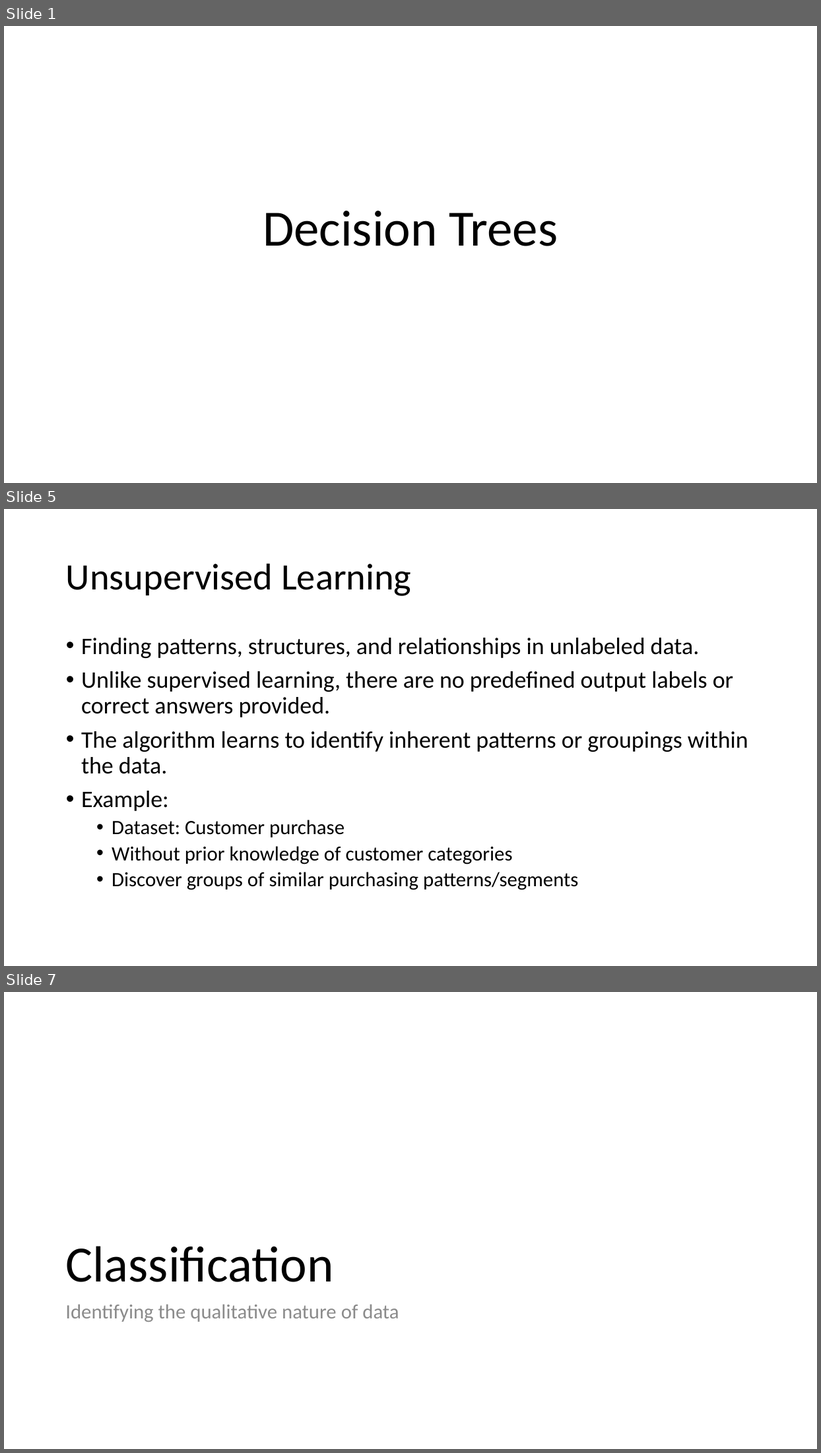
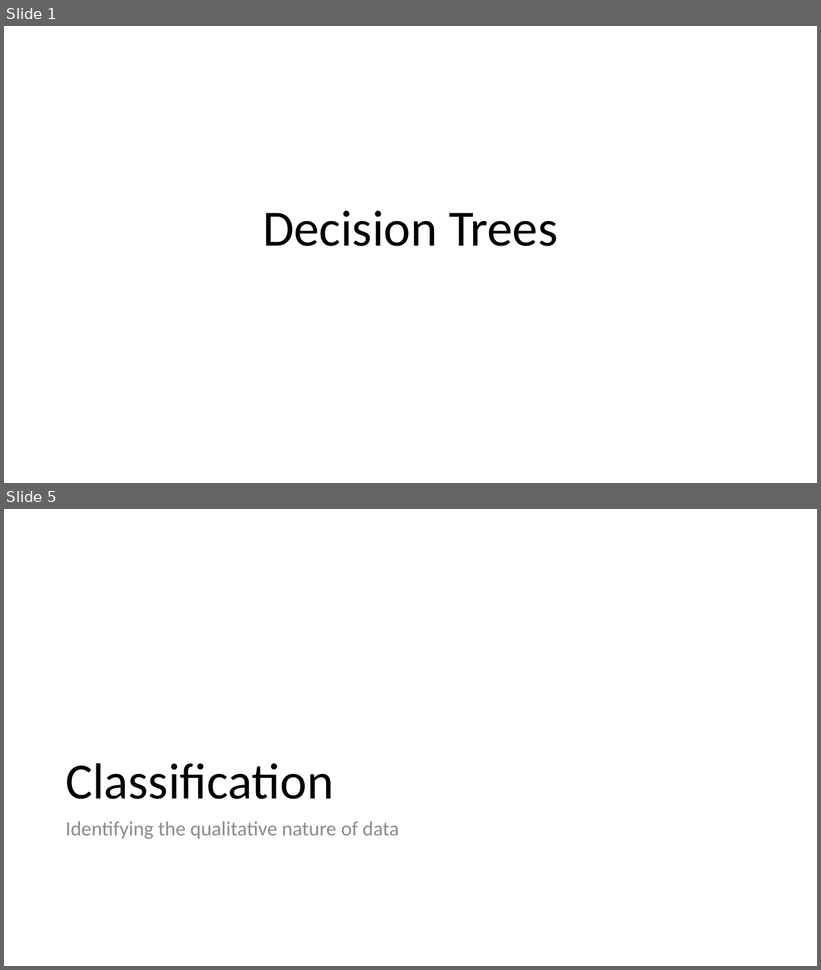
Before and after one commit to meenakshsundaram/AIML, a slide deck: DecisionTrees/DecisionTrees.pptx. Shown one above the other, each under a label of ours: slides 1, 5 and 7 before the commit, slides 1 and 5 after it; the slides between them are not shown. The pictures are 821x1453 and 821x970 pixels, drawn with LibreOffice and Linux fonts; fonts in the diff are those of the drawing. Boxes give left, top, right and bottom in pixels: in the first picture for what was removed or moved away, otherwise in the second. Text is boxed around its words. In the diff, an @@ line names an element or a change of style, - is before the commit and + after.

Commit message:
Condensed the Types of Machine Learning

```diff
--- a/DecisionTrees/DecisionTrees.pptx
+++ b/DecisionTrees/DecisionTrees.pptx
@@ slide 5 removed at (x1=4, y1=509, x2=817, y2=966), background #FFFFFF @@
@@ title removed at (x1=66, y1=563, x2=411, y2=596) @@
-Unsupervised Learning
@@ text removed at (x1=81, y1=638, x2=748, y2=890) @@
-• Finding patterns, structures, and relationships in unlabeled data.
-• Unlike supervised learning, there are no predefined output labels or correct answers provided.
-• The algorithm learns to identify inherent patterns or groupings within the data.
-• Example:
-  • Dataset: Customer purchase
-  • Without prior knowledge of customer categories
-  • Discover groups of similar purchasing patterns/segments
@@ what was slide 7 is now slide 5 @@
```
Also in this commit, not shown: 2 slides changed, 1 slide added, 2 other slides removed.
